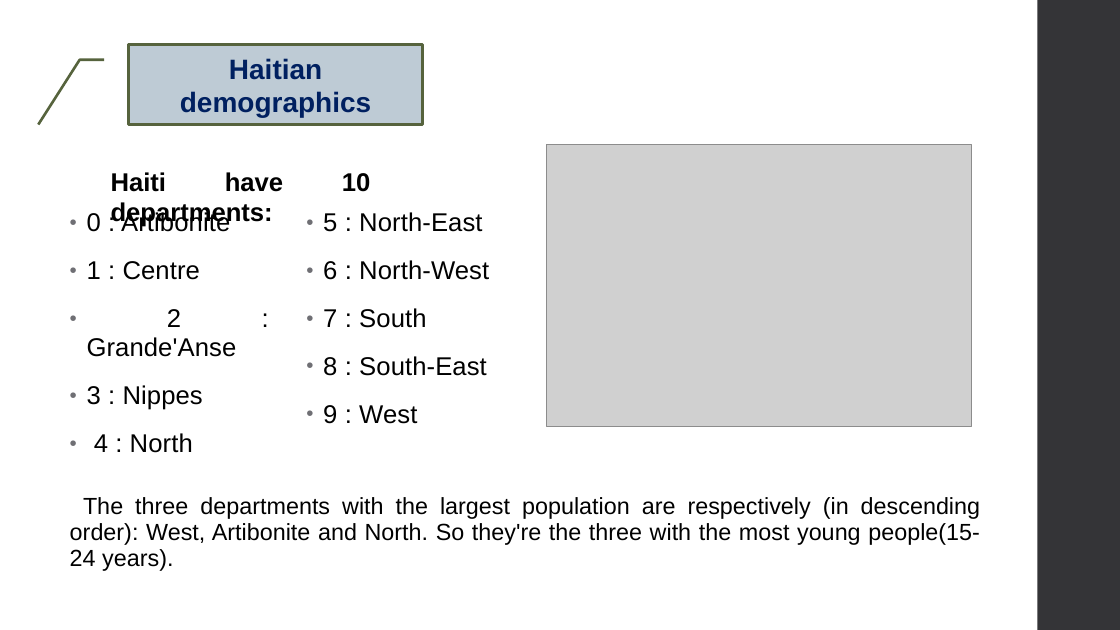
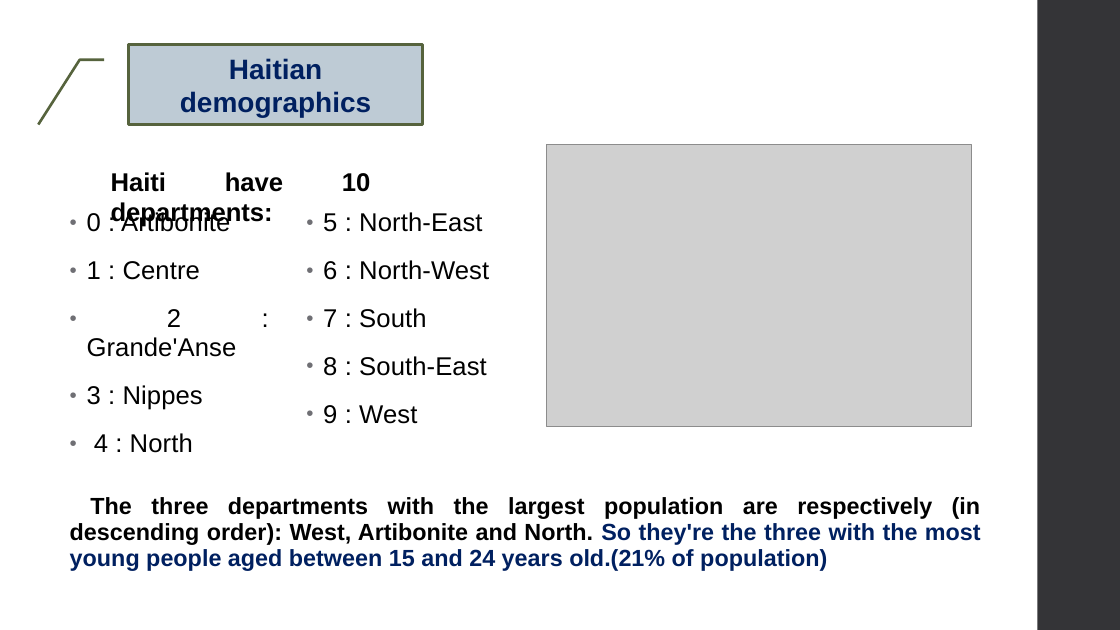
Before and after one commit to Maickery/Child_of_change, a slide deck: slide 8 of Result/Presentation.pptx (slide 7 before the commit). Drawn at 1120x630 pixels with LibreOffice and Linux fonts; fonts in the diff are those of the drawing; grey boxes stand for pictures. Boxes give left, top, right and bottom in pixels: in the first picture for what was removed or moved away, otherwise in the second. Text is boxed around its words. In the diff, an @@ line names an element or a change of style, - is before the commit and + after.

```diff
--- a/Result/Presentation.pptx
+++ b/Result/Presentation.pptx
@@ text at bbox=[70, 497, 981, 571]: text changed; bold on @@
-  The three departments with the largest population are respectively (in descending order): West, Artibonite and North. So they're the three with the most young people(15-24 years).
+  The three departments with the largest population are respectively (in descending order): West, Artibonite and North. So they're the three with the most young people aged between 15 and 24 years old.(21% of population)
```
Also in this commit, not shown: 11 other slides changed, 8 slides added, 3 slides removed, 2 other files.
